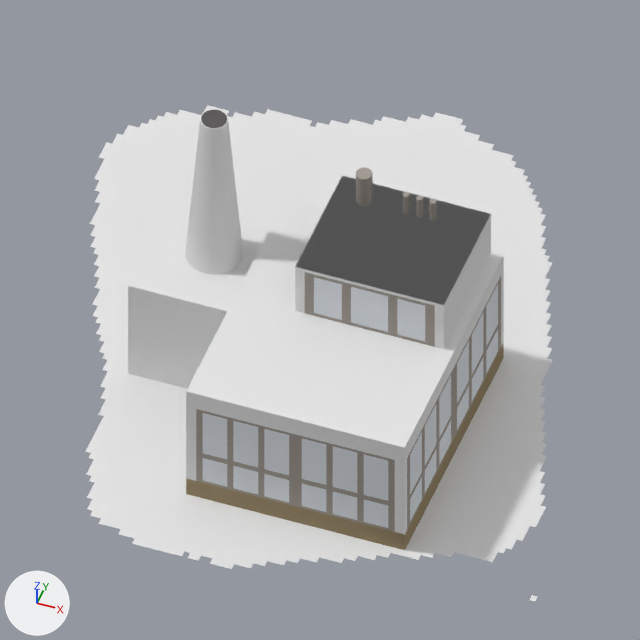
Renders of the Blender file image_source/blender/Factory_tech1.blend from each side of a commit.
Rendered twice from the file's camera 'Camera'. Lighting does not change. The marker at lower left points along +X, +Y and +Z.
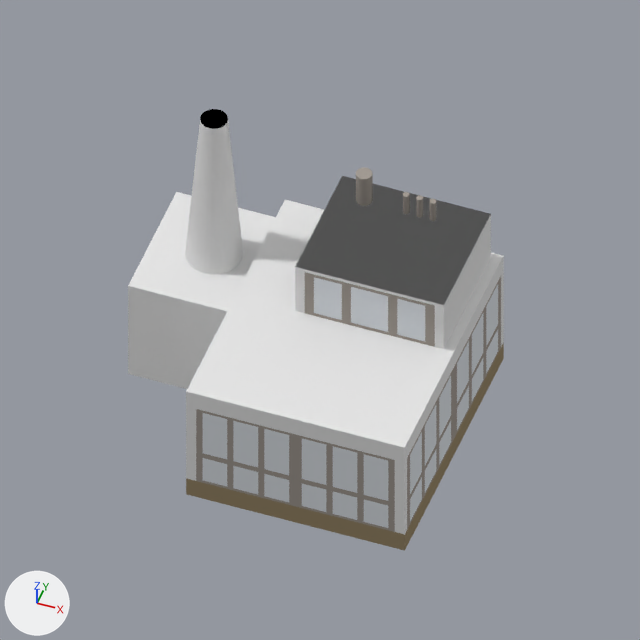
Where the change shows, as pixel boxes (x1, y1, x2, y2) in the pictures (640 x 640 px):
'Plane', deleted
    before: (85, 105, 553, 601)
'Cylinder.002', deleted
    before: (201, 110, 227, 128)
part 1 of me_cylinder, built on
    both: (191, 109, 238, 211)

Diff of the bpy script that builds the scene:
```diff
--- a/image_source/blender/Factory_tech1.blend.py
+++ b/image_source/blender/Factory_tech1.blend.py
@@ mat_material_006 @@
+mat_material_006 = diffuse_material('Material.006')
+mat_material_006.base_color = (0.0, 0.0, 0.0)  # black #000000
@@ me_cylinder @@
 # used by ob_cylinder; location = (-3.05, 12.01, 11.43); scale = (0.2, 0.2, 4.5)
-me_cylinder.from_pydata(...)  # 66 vertices, 96 faces; spans x -9.3..9.3, y -9.3..9.3, z -1.5..1.5
+me_cylinder.from_pydata(...)  # 130 vertices, 256 faces; spans x -9.3..9.3, y -9.3..9.3, z -1.5..1.5
+# me_cylinder part 1
+# 1 vertex is removed from x 0.0, y 0.0, z 1.5
+# 64 faces are deleted
+# 65 vertices are added at x -4.0..4.0, y -4.0..4.0, z 1.2..1.5
+# 128 new faces join them, mat_material_006 (black #000000)
+# 96 new faces join them, mat_material_008 (white #e7e7e7)
 me_cylinder.materials.append(mat_material_008)
+me_cylinder.materials.append(mat_material_006)  # black #000000
@@ ob_cylinder_002 @@
-ob_cylinder_002 = bpy.data.objects.new('Cylinder.002', me_cylinder_002)
-ob_cylinder_002.location = (-3.04, 12.01, 18.15)
-ob_cylinder_002.scale = (0.25, 0.25, 0.03)
@@ ob_plane @@
-ob_plane = bpy.data.objects.new('Plane', me_plane)
-ob_plane.location = (1.2, 10.57, 0.24)
-ob_plane.scale = (21.7, 28.0, 20.0)
```
